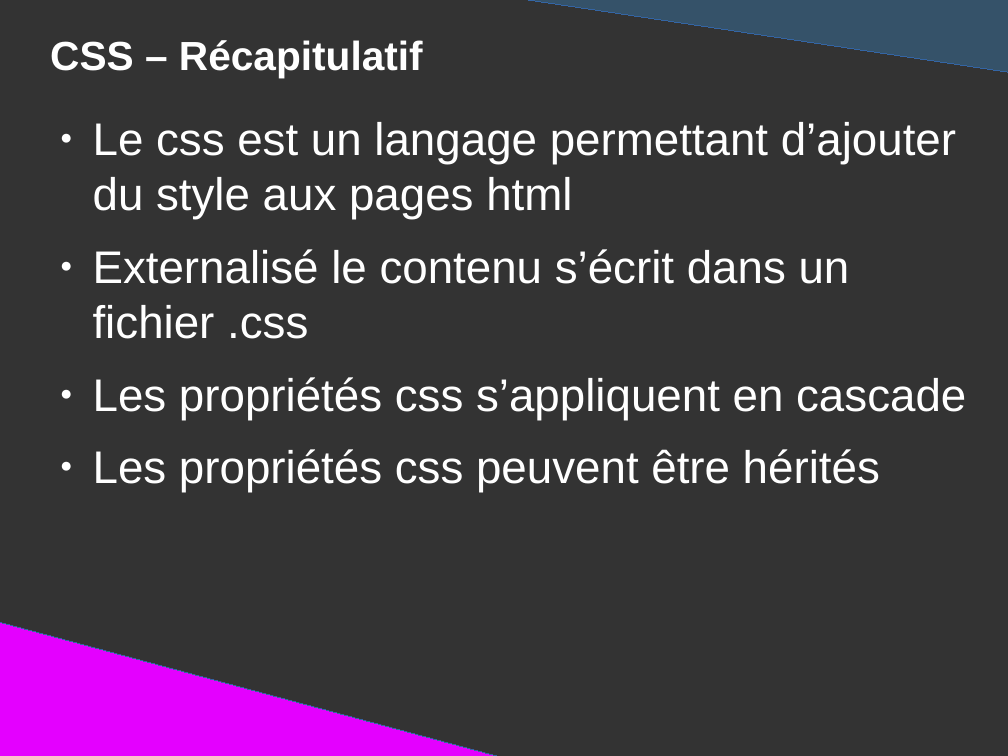
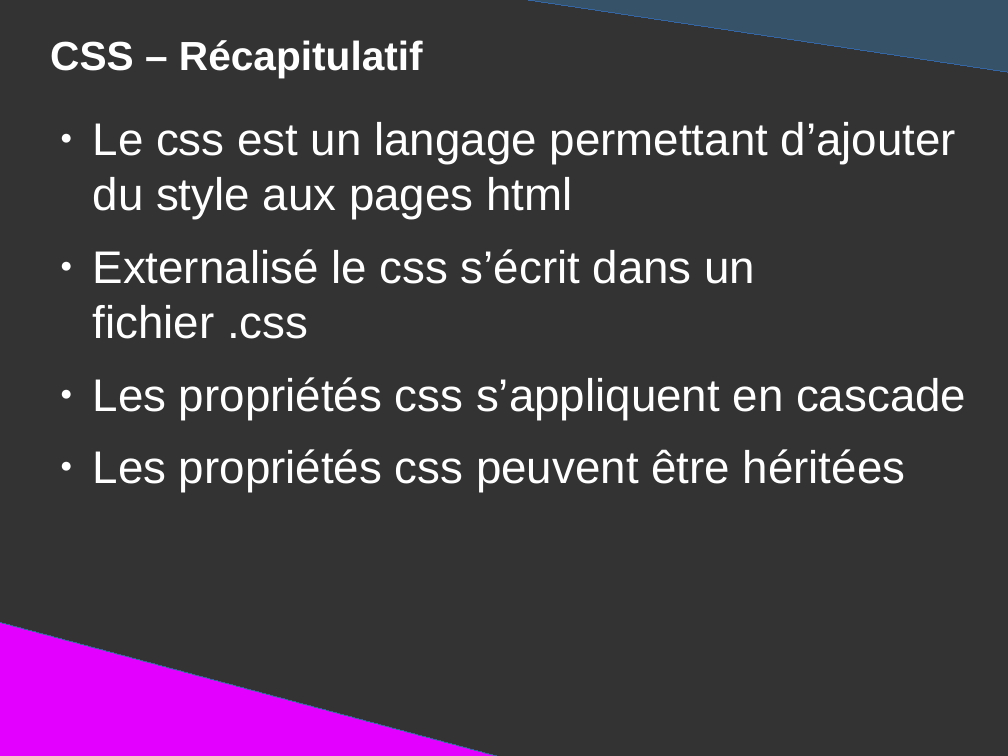
Before and after one commit to DanYellow/presentations, a slide deck: slide 65 of mmi/html/presentation.odp (slide 63 before the commit). Drawn at 1008x756 pixels with LibreOffice and Linux fonts; fonts in the diff are those of the drawing. Boxes give left, top, right and bottom in pixels: in the first picture for what was removed or moved away, otherwise in the second. Text is boxed around its words. In the diff, an @@ line names an element or a change of style, - is before the commit and + after.

```diff
--- a/mmi/html/presentation.odp
+++ b/mmi/html/presentation.odp
@@ text at (93, 249, 756, 339): text changed @@
-● Externalisé le contenu s’écrit dans un fichier .css
+● Externalisé le css s’écrit dans un fichier .css
@@ text at (93, 449, 906, 493): text changed @@
-● Les propriétés css peuvent être hérités
+● Les propriétés css peuvent être héritées
```
Also in this commit, not shown: 19 other slides changed, 2 slides added, 2 other files.
